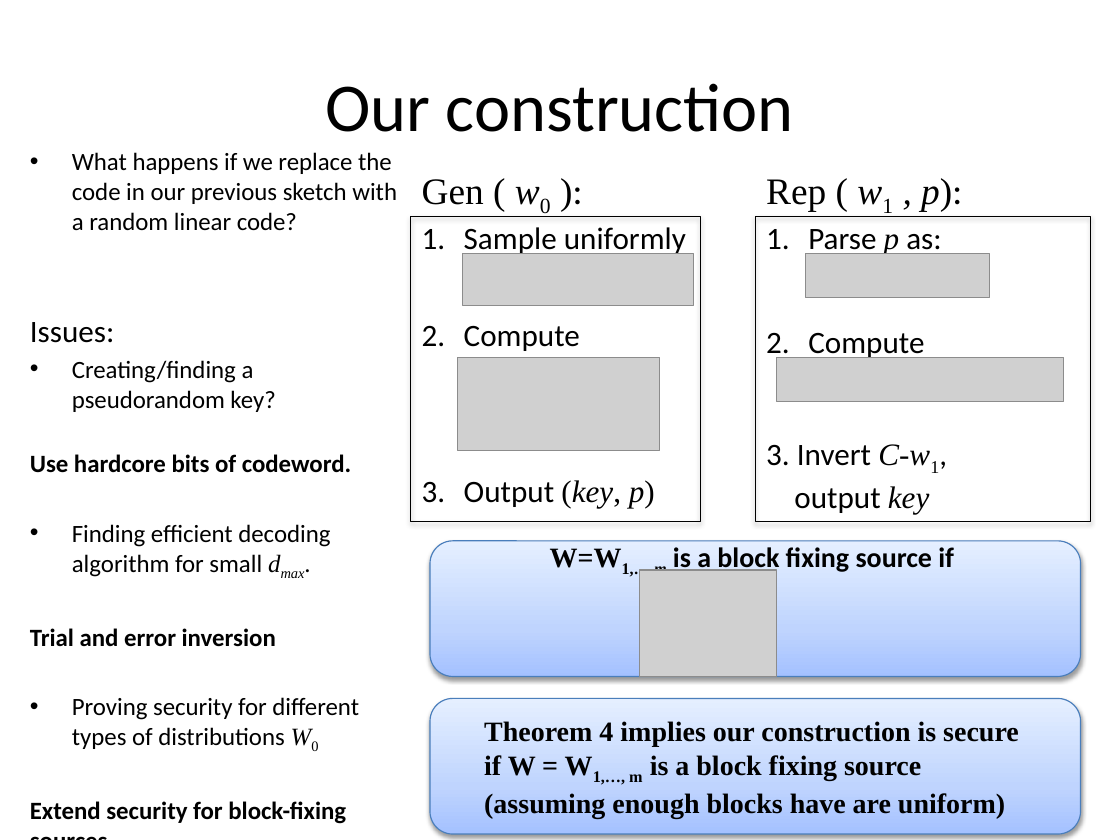
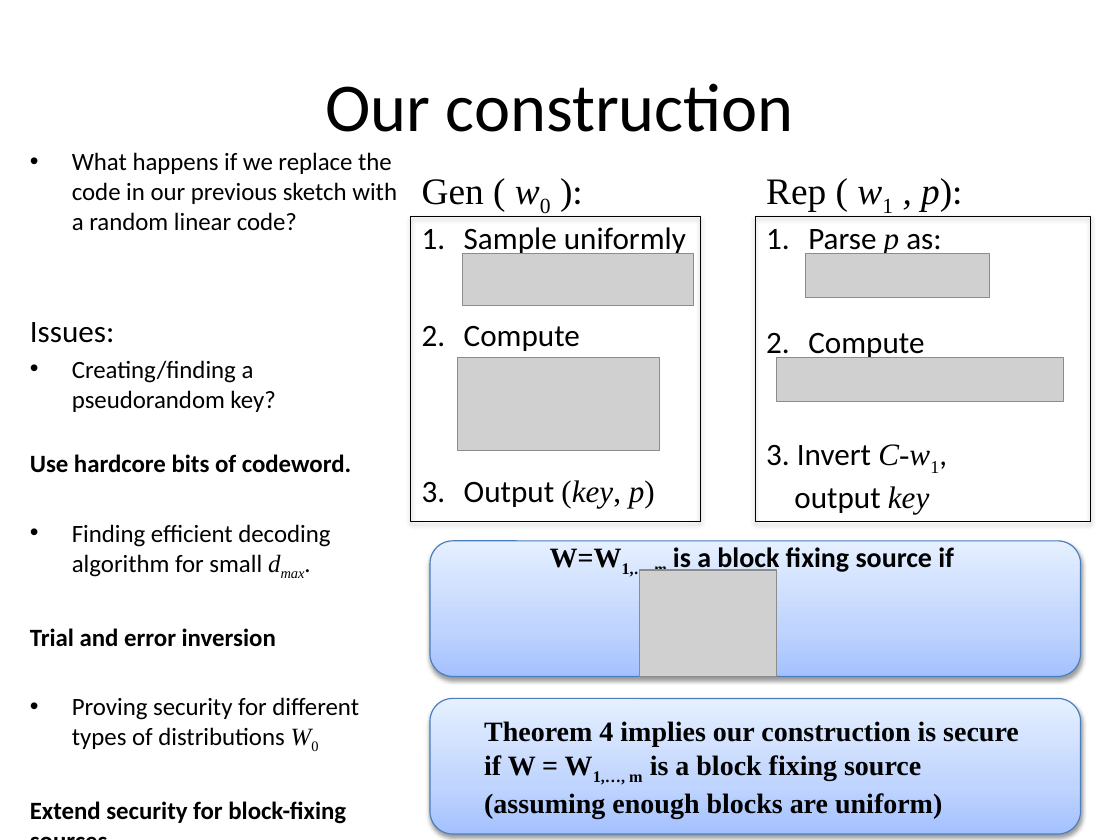
Before and after one commit to xianruimeng/comp-fuzzy-ext, a slide deck: slide 39 of ComputationalFuzzyExtractors.pptx. Drawn at 1120x840 pixels with LibreOffice and Linux fonts; fonts in the diff are those of the drawing; grey boxes stand for pictures. Boxes give left, top, right and bottom in pixels: in the first picture for what was removed or moved away, otherwise in the second. Text is boxed around its words. In the diff, an @@ line names an element or a change of style, - is before the commit and + after.

```diff
--- a/ComputationalFuzzyExtractors.pptx
+++ b/ComputationalFuzzyExtractors.pptx
@@ text in rounded rectangle at (484,721,1019,818): text changed @@
-Theorem 4 implies our construction is secure
-if W = W1,…, m is a block fixing source
-(assuming enough blocks have are uniform)
+Theorem 4 implies our construction is secure
+if W = W1,…, m is a block fixing source
+(assuming enough blocks are uniform)
```
Also in this commit, not shown: 13 other slides changed.
